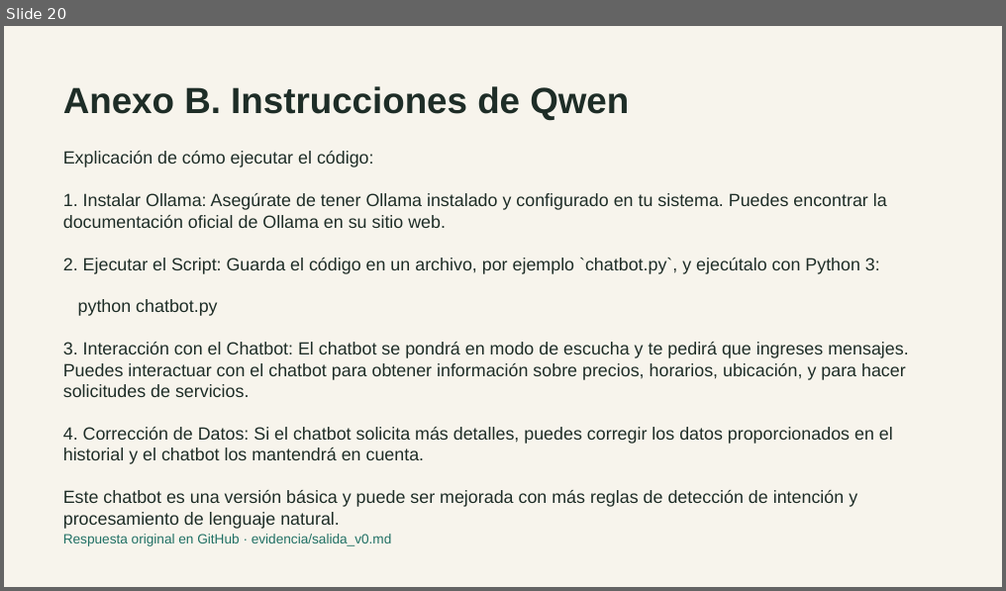
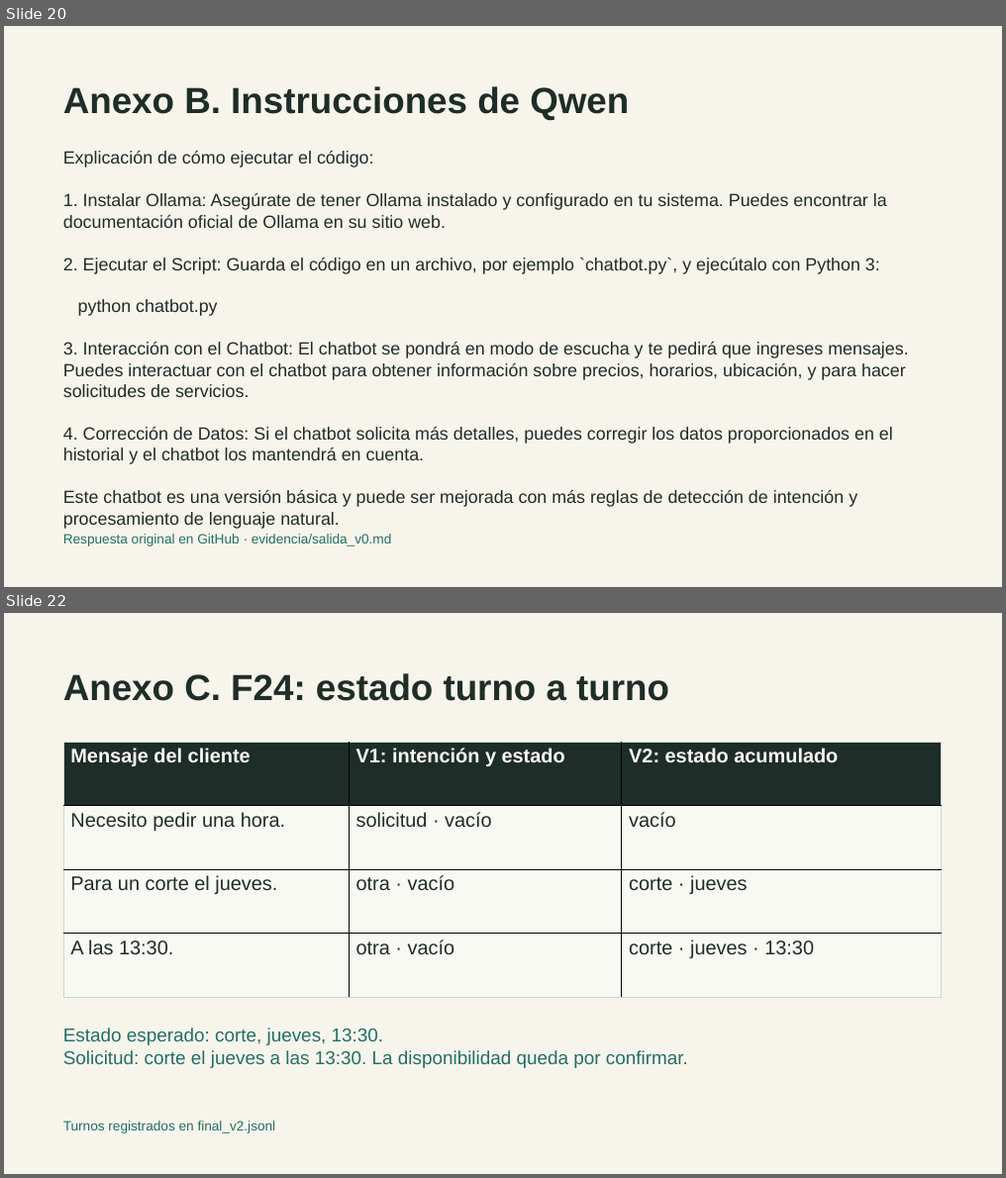
Before and after one commit to skratttt/langchi-peluqueria, a slide deck: presentacion/Defensa_LangChi.pptx. Shown one above the other, each under a label of ours: slide 20 before the commit, slides 20 and 22 after it; the slides between them are not shown. The pictures are 1006x591 and 1006x1178 pixels, drawn with LibreOffice and Linux fonts; fonts in the diff are those of the drawing. Boxes give left, top, right and bottom in pixels: in the first picture for what was removed or moved away, otherwise in the second. Text is boxed around its words. In the diff, an @@ line names an element or a change of style, - is before the commit and + after.

```diff
--- a/presentacion/Defensa_LangChi.pptx
+++ b/presentacion/Defensa_LangChi.pptx
@@ slide 22 added at [4,613,1002,1174], background #F7F4EC @@
@@ text added at [63,673,669,701], 35 pt, text #1E2D27, bold @@
+Anexo C. F24: estado turno a turno
@@ table added at [63,742,942,998], 4 rows, 3 columns @@
+Mensaje del cliente | V1: intención y estado | V2: estado acumulado
+Necesito pedir una hora. | solicitud · vacío | vacío
+Para un corte el jueves. | otra · vacío | corte · jueves
+A las 13:30. | otra · vacío | corte · jueves · 13:30
@@ text added at [63,1028,688,1068], 18 pt, text #207064 @@
+Estado esperado: corte, jueves, 13:30.
+Solicitud: corte el jueves a las 13:30. La disponibilidad queda por confirmar.
@@ text added at [63,1121,276,1134], 13 pt, text #207064 @@
+Turnos registrados en final_v2.jsonl
```
Also in this commit, not shown: 2 other slides added, 1 other file.
